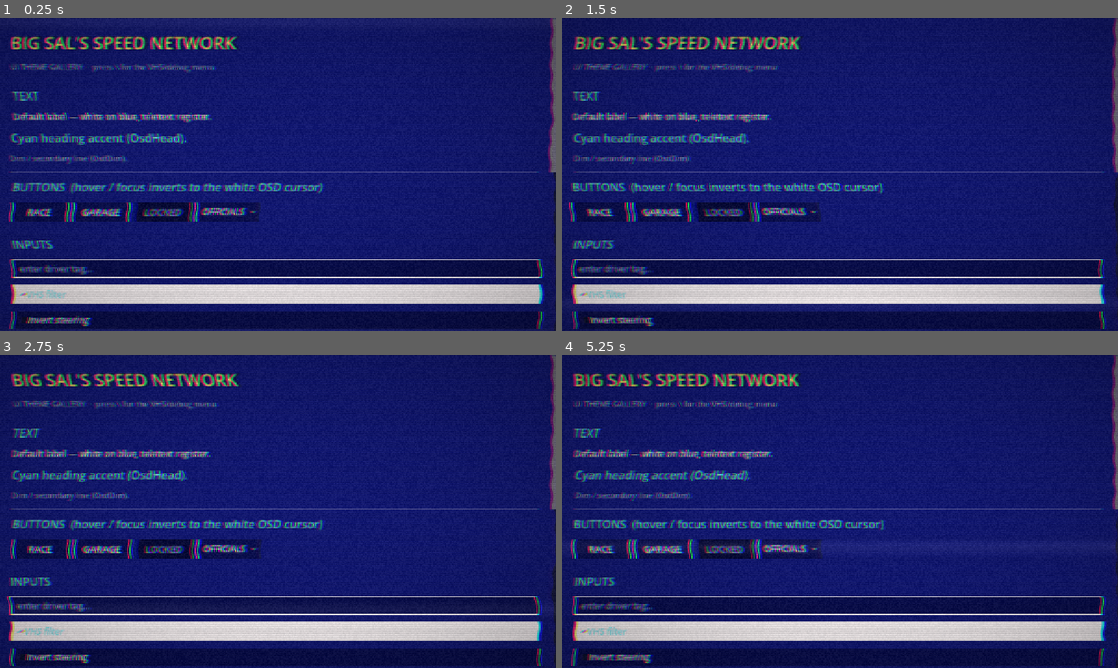
Above: before the commit, frames 1-4 (two rows, left to right).
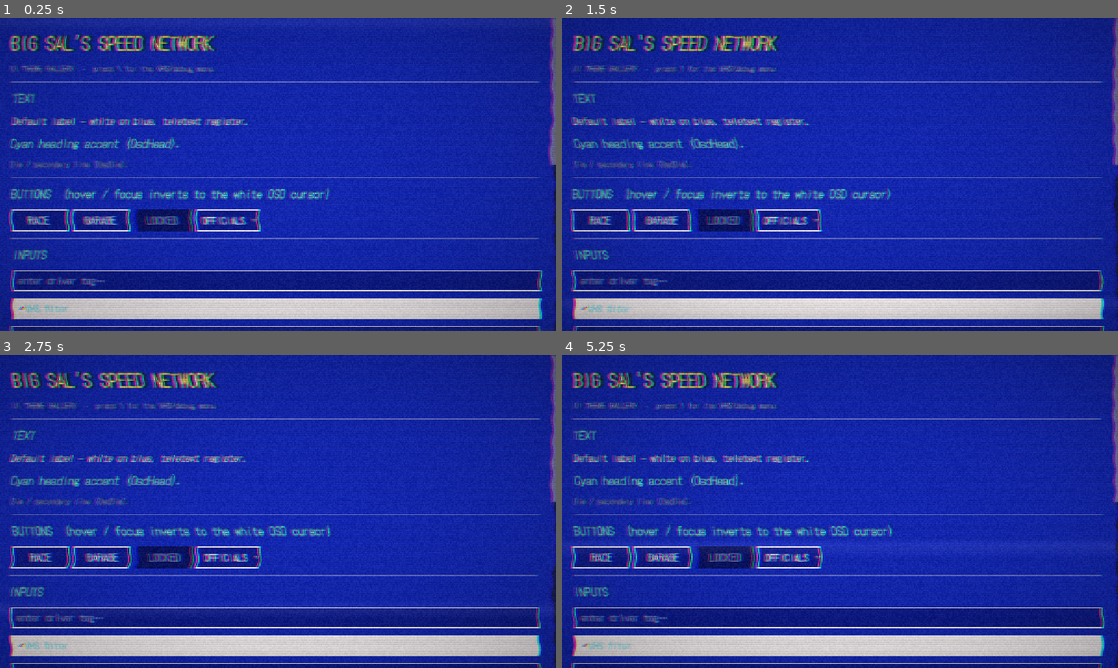
Above: after the commit, the same moments.

Repository: artemiiShabanov/RallyRivals
Game: Godot game, scene res://scenes/tools/ui_gallery.tscn
Two runs of this game, one before a commit and one after it. Both use one fixed random seed, a clock stepped at 60 frames per second and the inputs below. This scene is started directly instead of the project's main scene.
Inputs (mouse positions are in pixels of both pictures, inside the frame that each line leads up to):
- Up to frame 1 (0.25 s): no input
- Up to frame 2 (1.5 s): tap Enter (ui_accept) at 0.5, 0.77 s; move the mouse to (962, 158) at 0.52 s; hold D (steer_right) 0.53-1.25 s; tap Z at 0.6 s; click (962, 158) at 0.67 s; drag from (728, 190) to (812, 237) at 1.27 s
- Up to frame 3 (2.75 s): move the mouse to (333, 442) at 2.02 s; hold D (steer_right) from 2.03 s (still down); tap Z at 2.1 s
- Up to frame 4 (5.25 s): release D (steer_right) at 2.75 s; drag from (812, 574) to (673, 464) at 2.77 s; move the mouse to (1006, 558) at 3.52 s; hold A (steer_left) 3.53-4.25 s; tap Z at 3.6, 5.1 s; tap Enter (ui_accept) at 3.77 s; drag from (673, 464) to (756, 433) at 4.27 s; move the mouse to (867, 511) at 5.02 s; hold S (brake_reverse) from 5.03 s (still down); click (867, 511) at 5.17 s

The runs differ from the first frame. In frame 1, 94% of the frame differs, in the area x 0-100%, y 0-100%; in frame 2, 94%; in frame 3, 94%; in frame 4, 94%.

Commit message:
UI theme: electric blue + DotGothic16 (emboldened)
- Blue pushed electric: OSD field (0.09,0.12,0.58) -> (0.10,0.22,0.95),
  recessed fields brighter to match; gallery backdrop bumped too.
- Font: DotGothic16 (SIL OFL, from Google Fonts, logged in fonts/SOURCES) —
  a dot-matrix face that reads authentically VCR/teletext. Wrapped in a
  FontVariation with embolden 0.35 for "a bit bolder" without a separate
  bold file. Default size 20->22, Button 22->24.

Font is 2.07 MB committed; theme references it live. Boots clean; visual
read is for the user.

Co-Authored-By: Claude Opus 4.8 <noreply@anthropic.com>

Diff:
--- a/rallyrivals/assets/ui/theme.tres
+++ b/rallyrivals/assets/ui/theme.tres
@@ -1,18 +1,20 @@
-[gd_resource type="Theme" load_steps=16 format=3]
-
-[sub_resource type="StyleBoxFlat" id="StyleBoxFlat_oeq2y"]
-content_margin_left = 14.0
-content_margin_top = 7.0
-content_margin_right = 14.0
-content_margin_bottom = 7.0
-bg_color = Color(0.028, 0.042, 0.238, 1)
+[gd_resource type="Theme" load_steps=18 format=3]
+
+[ext_resource type="FontFile" path="res://assets/fonts/DotGothic16-Regular.ttf" id="1_6cha6"]
+
+[sub_resource type="StyleBoxFlat" id="StyleBoxFlat_ib6tx"]
+content_margin_left = 14.0
+content_margin_top = 7.0
+content_margin_right = 14.0
+content_margin_bottom = 7.0
+bg_color = Color(0.035, 0.077, 0.42, 1)
 border_width_left = 1
 border_width_top = 1
 border_width_right = 1
 border_width_bottom = 1
 border_color = Color(0.55, 0.62, 0.88, 1)
 
-[sub_resource type="StyleBoxFlat" id="StyleBoxFlat_6cha6"]
+[sub_resource type="StyleBoxFlat" id="StyleBoxFlat_fenpc"]
 content_margin_left = 14.0
 content_margin_top = 7.0
 content_margin_right = 14.0
@@ -36,19 +38,19 @@
 border_width_bottom = 2
 border_color = Color(0.95, 0.97, 1, 1)
 
-[sub_resource type="StyleBoxFlat" id="StyleBoxFlat_fenpc"]
-content_margin_left = 14.0
-content_margin_top = 7.0
-content_margin_right = 14.0
-content_margin_bottom = 7.0
-bg_color = Color(0.04, 0.06, 0.34, 1)
-border_width_left = 2
-border_width_top = 2
-border_width_right = 2
-border_width_bottom = 2
-border_color = Color(0.95, 0.97, 1, 1)
-
-[sub_resource type="StyleBoxFlat" id="StyleBoxFlat_omlnh"]
+[sub_resource type="StyleBoxFlat" id="StyleBoxFlat_lvrds"]
+content_margin_left = 14.0
+content_margin_top = 7.0
+content_margin_right = 14.0
+content_margin_bottom = 7.0
+bg_color = Color(0.05, 0.11, 0.6, 1)
+border_width_left = 2
+border_width_top = 2
+border_width_right = 2
+border_width_bottom = 2
+border_color = Color(0.95, 0.97, 1, 1)
+
+[sub_resource type="StyleBoxFlat" id="StyleBoxFlat_im0sm"]
 content_margin_top = 5.0
 content_margin_bottom = 5.0
 bg_color = Color(0.95, 0.97, 1, 1)
@@ -68,17 +70,17 @@
 border_width_bottom = 1
 border_color = Color(0.98, 0.92, 0.38, 1)
 
-[sub_resource type="StyleBoxFlat" id="StyleBoxFlat_im0sm"]
+[sub_resource type="StyleBoxFlat" id="StyleBoxFlat_86uey"]
 content_margin_top = 5.0
 content_margin_bottom = 5.0
-bg_color = Color(0.04, 0.06, 0.34, 1)
-border_width_left = 1
-border_width_top = 1
-border_width_right = 1
-border_width_bottom = 1
-border_color = Color(0.95, 0.97, 1, 1)
-
-[sub_resource type="StyleBoxFlat" id="StyleBoxFlat_7h6bm"]
+bg_color = Color(0.05, 0.11, 0.6, 1)
+border_width_left = 1
+border_width_top = 1
+border_width_right = 1
+border_width_bottom = 1
+border_color = Color(0.95, 0.97, 1, 1)
+
+[sub_resource type="StyleBoxFlat" id="StyleBoxFlat_5jbdf"]
 content_margin_left = 14.0
 content_margin_top = 7.0
 content_margin_right = 14.0
@@ -102,48 +104,24 @@
 border_width_bottom = 2
 border_color = Color(0.631373, 0.0431373, 0.168627, 1)
 
-[sub_resource type="StyleBoxFlat" id="StyleBoxFlat_5jbdf"]
-content_margin_left = 14.0
-content_margin_top = 7.0
-content_margin_right = 14.0
-content_margin_bottom = 7.0
-bg_color = Color(0.04, 0.06, 0.34, 1)
+[sub_resource type="StyleBoxFlat" id="StyleBoxFlat_66ixa"]
+content_margin_left = 14.0
+content_margin_top = 7.0
+content_margin_right = 14.0
+content_margin_bottom = 7.0
+bg_color = Color(0.05, 0.11, 0.6, 1)
 border_width_left = 2
 border_width_top = 2
 border_width_right = 2
 border_width_bottom = 2
 border_color = Color(0.98, 0.92, 0.38, 1)
 
-[sub_resource type="StyleBoxFlat" id="StyleBoxFlat_unkgg"]
-content_margin_left = 14.0
-content_margin_top = 7.0
-content_margin_right = 14.0
-content_margin_bottom = 7.0
-bg_color = Color(0.04, 0.06, 0.34, 1)
-border_width_left = 2
-border_width_top = 2
-border_width_right = 2
-border_width_bottom = 2
-border_color = Color(0.95, 0.97, 1, 1)
-
-[sub_resource type="StyleBoxFlat" id="StyleBoxFlat_66ixa"]
-content_margin_left = 14.0
-content_margin_top = 7.0
-content_margin_right = 14.0
-content_margin_bottom = 7.0
-bg_color = Color(0.09, 0.12, 0.58, 1)
-border_width_left = 2
-border_width_top = 2
-border_width_right = 2
-border_width_bottom = 2
-border_color = Color(0.95, 0.97, 1, 1)
-
 [sub_resource type="StyleBoxFlat" id="StyleBoxFlat_yda6c"]
 content_margin_left = 14.0
 content_margin_top = 7.0
 content_margin_right = 14.0
 content_margin_bottom = 7.0
-bg_color = Color(0.09, 0.12, 0.58, 1)
+bg_color = Color(0.05, 0.11, 0.6, 1)
 border_width_left = 2
 border_width_top = 2
 border_width_right = 2
@@ -155,7 +133,7 @@
 content_margin_top = 7.0
 content_margin_right = 14.0
 content_margin_bottom = 7.0
-bg_color = Color(0.04, 0.06, 0.34, 1)
+bg_color = Color(0.1, 0.22, 0.95, 1)
 border_width_left = 2
 border_width_top = 2
 border_width_right = 2
@@ -167,38 +145,67 @@
 content_margin_top = 7.0
 content_margin_right = 14.0
 content_margin_bottom = 7.0
+bg_color = Color(0.1, 0.22, 0.95, 1)
+border_width_left = 2
+border_width_top = 2
+border_width_right = 2
+border_width_bottom = 2
+border_color = Color(0.95, 0.97, 1, 1)
+
+[sub_resource type="StyleBoxFlat" id="StyleBoxFlat_ek3dl"]
+content_margin_left = 14.0
+content_margin_top = 7.0
+content_margin_right = 14.0
+content_margin_bottom = 7.0
+bg_color = Color(0.05, 0.11, 0.6, 1)
+border_width_left = 2
+border_width_top = 2
+border_width_right = 2
+border_width_bottom = 2
+border_color = Color(0.95, 0.97, 1, 1)
+
+[sub_resource type="StyleBoxFlat" id="StyleBoxFlat_5qnlr"]
+content_margin_left = 14.0
+content_margin_top = 7.0
+content_margin_right = 14.0
+content_margin_bottom = 7.0
 bg_color = Color(0.95, 0.97, 1, 1)
 border_color = Color(0.95, 0.97, 1, 1)
 
+[sub_resource type="FontVariation" id="FontVariation_s0eex"]
+base_font = ExtResource("1_6cha6")
+variation_embolden = 0.35
+
 [resource]
-default_font_size = 20
+default_font = SubResource("FontVariation_s0eex")
+default_font_size = 22
 Button/colors/font_color = Color(0.95, 0.97, 1, 1)
 Button/colors/font_disabled_color = Color(0.55, 0.62, 0.88, 1)
 Button/colors/font_focus_color = Color(0.95, 0.97, 1, 1)
 Button/colors/font_hover_color = Color(0.05, 0.08, 0.42, 1)
 Button/colors/font_pressed_color = Color(0.05, 0.08, 0.42, 1)
-Button/font_sizes/font_size = 22
-Button/styles/disabled = SubResource("StyleBoxFlat_oeq2y")
-Button/styles/focus = SubResource("StyleBoxFlat_6cha6")
-Button/styles/hover = SubResource("StyleBoxFlat_ib6tx")
-Button/styles/normal = SubResource("StyleBoxFlat_fenpc")
-Button/styles/pressed = SubResource("StyleBoxFlat_ib6tx")
+Button/font_sizes/font_size = 24
+Button/styles/disabled = SubResource("StyleBoxFlat_ib6tx")
+Button/styles/focus = SubResource("StyleBoxFlat_fenpc")
+Button/styles/hover = SubResource("StyleBoxFlat_omlnh")
+Button/styles/normal = SubResource("StyleBoxFlat_lvrds")
+Button/styles/pressed = SubResource("StyleBoxFlat_omlnh")
 CheckBox/colors/font_color = Color(0.95, 0.97, 1, 1)
 CheckBox/colors/font_disabled_color = Color(0.55, 0.62, 0.88, 1)
 CheckBox/colors/font_hover_color = Color(0.45, 0.9, 0.98, 1)
 CheckBox/colors/font_pressed_color = Color(0.45, 0.9, 0.98, 1)
-HSlider/styles/grabber_area = SubResource("StyleBoxFlat_omlnh")
-HSlider/styles/grabber_area_highlight = SubResource("StyleBoxFlat_lvrds")
-HSlider/styles/slider = SubResource("StyleBoxFlat_im0sm")
+HSlider/styles/grabber_area = SubResource("StyleBoxFlat_im0sm")
+HSlider/styles/grabber_area_highlight = SubResource("StyleBoxFlat_7h6bm")
+HSlider/styles/slider = SubResource("StyleBoxFlat_86uey")
 HudBest/base_type = &"Label"
 HudBest/colors/font_color = Color(0.98, 0.92, 0.38, 1)
 HudBest/colors/font_outline_color = Color(0, 0, 0, 0.6)
 HudBest/constants/outline_size = 4
 HudBest/font_sizes/font_size = 18
 HudPanel/base_type = &"PanelContainer"
-HudPanel/styles/panel = SubResource("StyleBoxFlat_7h6bm")
+HudPanel/styles/panel = SubResource("StyleBoxFlat_5jbdf")
 HudPanelHot/base_type = &"PanelContainer"
-HudPanelHot/styles/panel = SubResource("StyleBoxFlat_86uey")
+HudPanelHot/styles/panel = SubResource("StyleBoxFlat_unkgg")
 HudSplit/base_type = &"Label"
 HudSplit/colors/font_color = Color(0.95, 0.97, 1, 1)
 HudSplit/colors/font_outline_color = Color(0, 0, 0, 0.6)
@@ -231,15 +238,15 @@
 LineEdit/colors/font_color = Color(0.95, 0.97, 1, 1)
 LineEdit/colors/font_placeholder_color = Color(0.55, 0.62, 0.88, 1)
 LineEdit/colors/selection_color = Color(0.45, 0.9, 0.98, 0.4)
-LineEdit/styles/focus = SubResource("StyleBoxFlat_5jbdf")
-LineEdit/styles/normal = SubResource("StyleBoxFlat_unkgg")
+LineEdit/styles/focus = SubResource("StyleBoxFlat_66ixa")
+LineEdit/styles/normal = SubResource("StyleBoxFlat_yda6c")
 OptionButton/colors/font_color = Color(0.95, 0.97, 1, 1)
 OptionButton/colors/font_hover_color = Color(0.05, 0.08, 0.42, 1)
-OptionButton/styles/disabled = SubResource("StyleBoxFlat_oeq2y")
-OptionButton/styles/focus = SubResource("StyleBoxFlat_6cha6")
-OptionButton/styles/hover = SubResource("StyleBoxFlat_ib6tx")
-OptionButton/styles/normal = SubResource("StyleBoxFlat_fenpc")
-OptionButton/styles/pressed = SubResource("StyleBoxFlat_ib6tx")
+OptionButton/styles/disabled = SubResource("StyleBoxFlat_ib6tx")
+OptionButton/styles/focus = SubResource("StyleBoxFlat_fenpc")
+OptionButton/styles/hover = SubResource("StyleBoxFlat_omlnh")
+OptionButton/styles/normal = SubResource("StyleBoxFlat_lvrds")
+OptionButton/styles/pressed = SubResource("StyleBoxFlat_omlnh")
 OsdDim/base_type = &"Label"
 OsdDim/colors/font_color = Color(0.55, 0.62, 0.88, 1)
 OsdDim/colors/font_outline_color = Color(0, 0, 0, 0.6)
@@ -255,8 +262,8 @@
 OsdTitle/colors/font_outline_color = Color(0, 0, 0, 0.6)
 OsdTitle/constants/outline_size = 4
 OsdTitle/font_sizes/font_size = 40
-Panel/styles/panel = SubResource("StyleBoxFlat_66ixa")
-PanelContainer/styles/panel = SubResource("StyleBoxFlat_yda6c")
+Panel/styles/panel = SubResource("StyleBoxFlat_thv0v")
+PanelContainer/styles/panel = SubResource("StyleBoxFlat_urds4")
 ProgressBar/colors/font_color = Color(0.95, 0.97, 1, 1)
-ProgressBar/styles/background = SubResource("StyleBoxFlat_thv0v")
-ProgressBar/styles/fill = SubResource("StyleBoxFlat_urds4")
+ProgressBar/styles/background = SubResource("StyleBoxFlat_ek3dl")
+ProgressBar/styles/fill = SubResource("StyleBoxFlat_5qnlr")
--- a/rallyrivals/scenes/tools/ui_gallery.tscn
+++ b/rallyrivals/scenes/tools/ui_gallery.tscn
@@ -7,4 +7,6 @@
 anchors_preset = 15
 anchor_right = 1.0
 anchor_bottom = 1.0
+grow_horizontal = 2
+grow_vertical = 2
 script = ExtResource("1_gal")
--- a/rallyrivals/scripts/tools/gen_ui_theme.gd
+++ b/rallyrivals/scripts/tools/gen_ui_theme.gd
@@ -13,8 +13,8 @@
 const FONTS := "res://assets/fonts/"
 
 # --- VCR-OSD chrome palette ---
-const BLUE := Color(0.09, 0.12, 0.58)      # the OSD field
-const BLUE_DK := Color(0.04, 0.06, 0.34)   # recessed field (inputs, tracks)
+const BLUE := Color(0.10, 0.22, 0.95)      # electric OSD field
+const BLUE_DK := Color(0.05, 0.11, 0.60)   # recessed field (inputs, tracks)
 const WHITE := Color(0.95, 0.97, 1.0)      # text
 const CYAN := Color(0.45, 0.90, 0.98)      # teletext accent (secondary text)
 const YELLOW := Color(0.98, 0.92, 0.38)    # teletext accent (headings/values)
@@ -29,8 +29,13 @@
 	var t := Theme.new()
 	var font := _find_font()
 	if font != null:
-		t.default_font = font
-	t.default_font_size = 20
+		# Wrap in a FontVariation to embolden slightly — a bit heavier than the base weight, which
+		# reads bolder without needing a separate bold file (DotGothic16 ships one weight).
+		var fv := FontVariation.new()
+		fv.base_font = font
+		fv.variation_embolden = 0.35
+		t.default_font = fv
+	t.default_font_size = 22
 
 	# --- base Label (chrome text) ---
 	t.set_color("font_color", "Label", WHITE)
@@ -53,7 +58,7 @@
 	t.set_color("font_pressed_color", "Button", SEL_FG)
 	t.set_color("font_focus_color", "Button", WHITE)
 	t.set_color("font_disabled_color", "Button", DIM)
-	t.set_font_size("font_size", "Button", 22)
+	t.set_font_size("font_size", "Button", 24)
 
 	# OptionButton mirrors Button.
 	for s in ["normal", "hover", "pressed", "focus", "disabled"]:
--- a/rallyrivals/scripts/tools/ui_gallery.gd
+++ b/rallyrivals/scripts/tools/ui_gallery.gd
@@ -7,9 +7,9 @@
 func _ready() -> void:
 	set_anchors_preset(PRESET_FULL_RECT)
 
-	# Full-screen blue OSD field behind everything.
+	# Full-screen blue OSD field behind everything (a touch darker than the panels for depth).
 	var bg := ColorRect.new()
-	bg.color = Color(0.07, 0.10, 0.50)
+	bg.color = Color(0.07, 0.16, 0.78)
 	bg.set_anchors_preset(PRESET_FULL_RECT)
 	bg.mouse_filter = MOUSE_FILTER_IGNORE
 	add_child(bg)
Binary file added: rallyrivals/assets/fonts/DotGothic16-Regular.ttf
Not shown, added: rallyrivals/assets/fonts/DotGothic16-Regular.ttf.import
Not shown: 3 places in rallyrivals/assets/ui/theme.tres that only renumber resources
Not shown: 1 places in rallyrivals/scenes/tools/ui_gallery.tscn that only renumber resources
Not shown, changed: rallyrivals/assets/fonts/SOURCES.md
